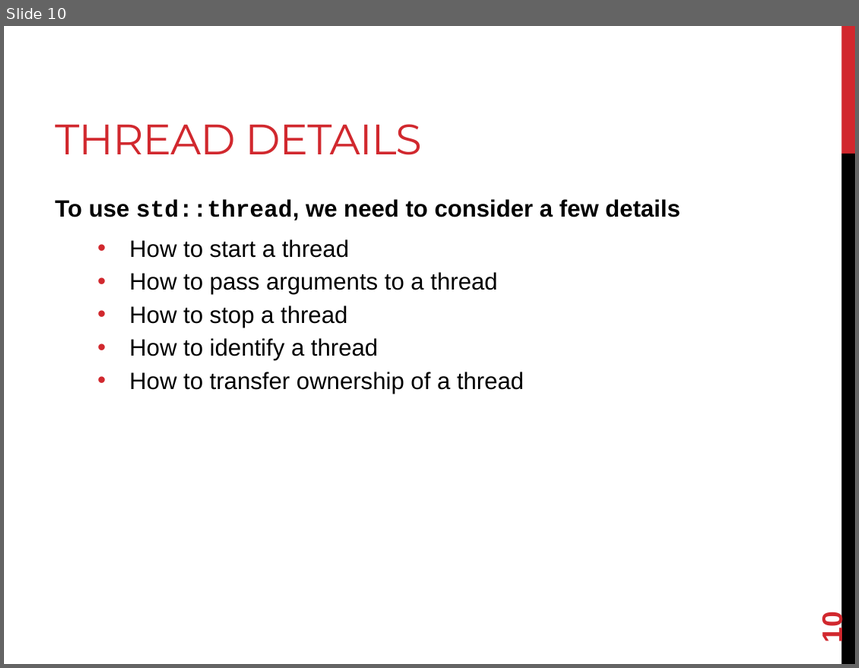
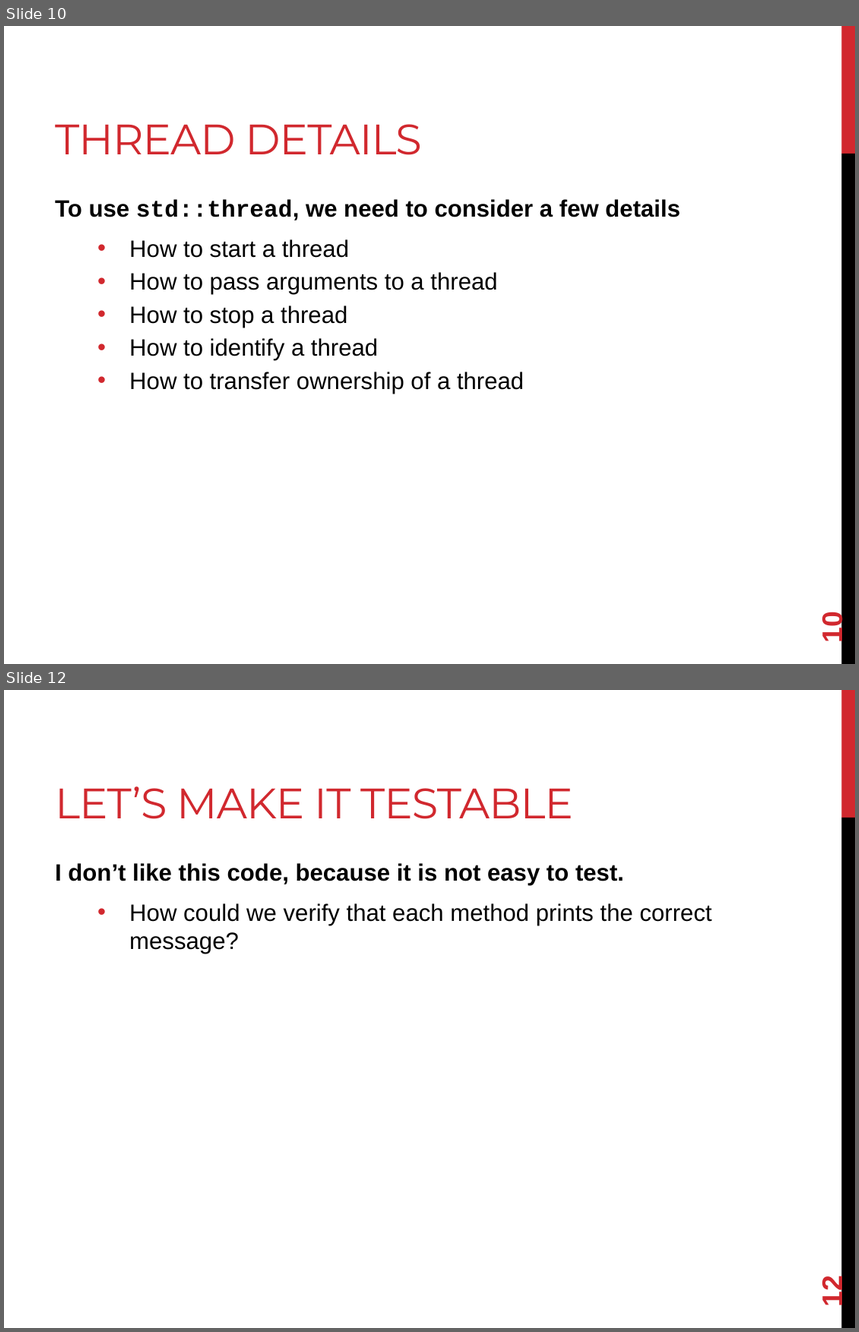
Before and after one commit to joshpeterson/DevelopingConcurrentSoftware, a slide deck: Lectures/Threads/Threads.pptx. Shown one above the other, each under a label of ours: slide 10 before the commit, slides 10 and 12 after it; the slides between them are not shown. The pictures are 859x668 and 859x1332 pixels, drawn with LibreOffice and Linux fonts; fonts in the diff are those of the drawing. Boxes give left, top, right and bottom in pixels: in the first picture for what was removed or moved away, otherwise in the second. Text is boxed around its words. In the diff, an @@ line names an element or a change of style, - is before the commit and + after.

```diff
--- a/Lectures/Threads/Threads.pptx
+++ b/Lectures/Threads/Threads.pptx
@@ slide 12 added at (4, 690, 855, 1328), background #FFFFFF; not listed: 2 template elements that a slide beside it also shows @@
@@ title added at (55, 787, 573, 819), 36 pt, text #D1282E @@
+LET’S MAKE IT TESTABLE
@@ text added at (55, 863, 712, 954), 20 pt, text #000000 @@
+I don’t like this code, because it is not easy to test.
+  • How could we verify that each method prints the correct message?
@@ page number added at (816, 1279, 848, 1306), 24 pt, text #D1282E, bold @@
+12
```
Also in this commit, not shown: 1 slide changed, 1 other slide added, 11 other files.
